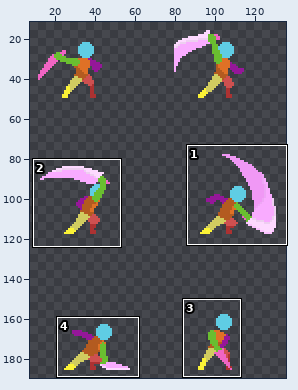
A sprite sheet gets an edit: assets/character/dash/Sword_Attack_atlas.png. Above: a wide view before the commit, with the close-up outlined.
Close-up. Earlier state:
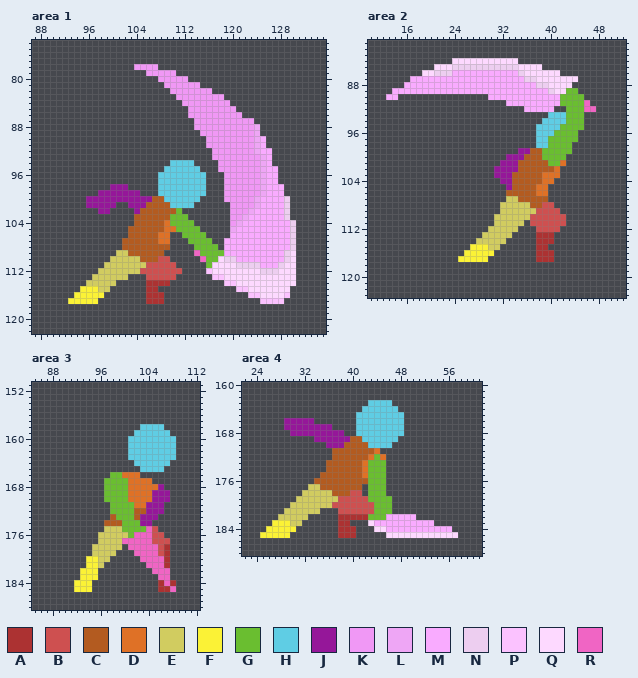
The file is 136x204 pixels. Colours within 5 levels of each other are drawn and written as one. Shown: area 1: x 87..135, y 74..122; area 2: x 10..52, y 81..123; area 3: x 85..112, y 151..188; area 4: x 22..61, y 160..188. The wide view leaves out empty margins. The commit also changed other parts of the picture, which this record leaves out.
Palette (. is transparent): A #ac3232  B #ce5050  C #b35b20  D #df7126  E #d1cc60  F #fbf236  G #6abe30  H #5fcde4  J #951799  K #f098f5  L #eea6f5  M #f9abff  N #edcef0  P #fbc2ff  Q #fdd9ff  R #f065c4
New version:
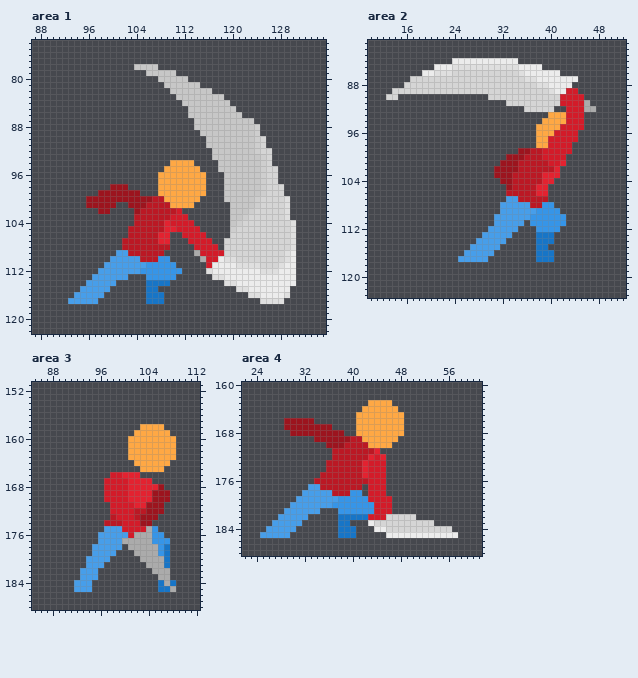
From old to new:
@@ palette @@
-A #ac3232
+A #1775c7
-B #ce5050
+B #3695e8
-C #b35b20
+C #bb1824
-D #df7126
+D #e32230
-E #d1cc60
+E #479eea
-G #6abe30
+G #d31b29
-H #5fcde4
+H #ffa844
-J #951799
+J #9c141e
-K #f098f5
+K #c7c7c7
-L #eea6f5
+L #cecece
-M #f9abff
+M #d5d5d5
-N #edcef0
+N #dfdfdf
-Q #fdd9ff
+Q #ececec
-R #f065c4
+R #ababab
--- area 1
@@ x 87..135 @@
 111 ............EEEEEEEBBBBB.....GQQQQNNNNMMMNQQ.....
-112 ...........EEEEEEEBBBBBBB....PQQQQQQQQNNNQQQ.....
-113 ..........EEEEEE...BBBBB......PPQQQQQQQQQQQQ.....
-114 .........EEEEE.....AAAA.........PPQQQQQQQQQQ.....
-115 ........FFFEE......AA.............PPQQQQQQQ......
-116 .......FFFFF.......AAA..............PPQQQQP......
-117 ......FFFFF........AAA................PPPP.......
+112 ...........EEEEEEEBBBBBBB....NQQQQQQQQNNNQQQ.....
+113 ..........EEEEEE...BBBBB......NNQQQQQQQQQQQQ.....
+114 .........EEEEE.....AAAA.........NNQQQQQQQQQQ.....
+115 ........EEEEE......AA.............NNQQQQQQQ......
+116 .......EEEEE.......AAA..............NNQQQQN......
+117 ......EEEEE........AAA................NNNN.......
 118 .................................................
--- area 2
@@ x 23..32 @@
 114 .....EEEEE
-115 ....FFFEE.
-116 ...FFFFF..
-117 ..FFFFF...
+115 ....EEEEE.
+116 ...EEEEE..
+117 ..EEEEE...
 118 ..........
--- area 3
@@ x 90..97 @@
 179 .....EEE
-180 ....FFEE
-181 ....FFE.
-182 ...FFF..
-183 ...FFF..
-184 ..FFF...
-185 ..FFF...
+180 ....EEEE
+181 ....EEE.
+182 ...EEE..
+183 ...EEE..
+184 ..EEE...
+185 ..EEE...
 186 ........
--- area 4
@@ x 23..32 @@
 182 .....EEEEE
-183 ....FFFEE.
-184 ...FFFFF..
-185 ..FFFFF...
+183 ....EEEEE.
+184 ...EEEEE..
+185 ..EEEEE...
 186 ..........
Pixel boxes of the changes (left, top, right, bottom) in both close-ups:
changed: (68, 64, 296, 304)
changed: (386, 58, 596, 262)
changed: (74, 424, 176, 592)
changed: (260, 400, 458, 538)
